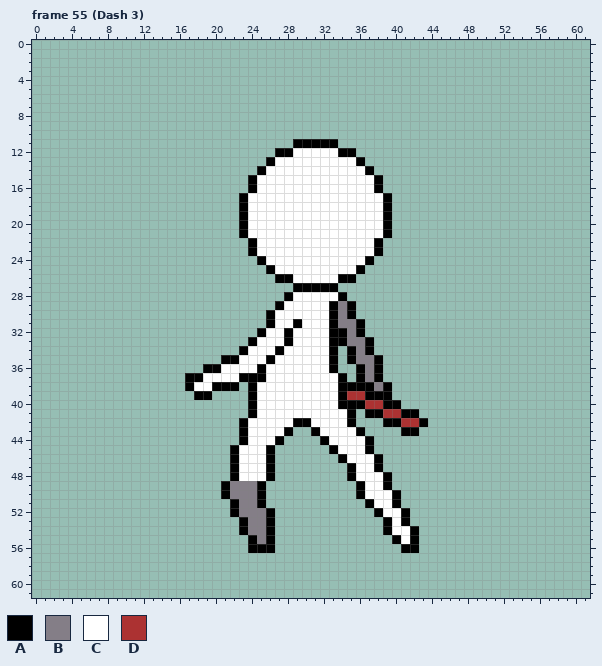
Two states of a pixel-art file, Assets/Sprites/Hero/Template Sprite Animations.aseprite. The first picture shows the starting point.
62x62 pixels, 64 frames. Shown: frame 55 (Dash 3). The commit also changed other frames, which this record leaves out.
Visible layers, top first: "Dash", "Idle", "stand", "Walk cycle".
Palette (. is transparent): A #000000  B #847e87  C #ffffff  D #ac3232
Pixels before, frame 55 (Dash 3) (only the part around the change), first column x 11:
 0 ..........................................
 1 ..........................................
 2 ..........................................
 3 ..........................................
 4 ..........................................
 5 ..........................................
 6 ..........................................
 7 ..........................................
 8 ..........................................
 9 ..........................................
10 ..........................................
11 ..................AAAAA...................
12 ................AACCCCCAA.................
13 ...............ACCCCCCCCCA................
14 ..............ACCCCCCCCCCCA...............
15 .............ACCCCCCCCCCCCCA..............
16 .............ACCCCCCCCCCCCCA..............
17 ............ACCCCCCCCCCCCCCCA.............
18 ............ACCCCCCCCCCCCCCCA.............
19 ............ACCCCCCCCCCCCCCCA.............
20 ............ACCCCCCCCCCCCCCCA.............
21 ............ACCCCCCCCCCCCCCCA.............
22 .............ACCCCCCCCCCCCCA..............
23 .............ACCCCCCCCCCCCCA..............
24 ..............ACCCCCCCCCCCA...............
25 ...............ACCCCCCCCCA................
26 ................AACCCCCAA.................
27 ..................AAAAA...................
28 .................ACCCCCA..................
29 ................ACCCCCABA.................
30 ...............ACCCCCCABA.................
31 ...............ACCACCCABBA................
32 ..............ACCACCCCAABA................
33 .............ACCCACCCCAABBA...............
34 ............ACCCACCCCCA.ABA...............
35 ..........AACCCACCCCCCA.ABBA..............
36 ........AACCCCACCCCCCCA..ABA..............
37 ......AACCCCAAACCCCCCCCA.ABA..............
38 ......ACCAAA.ACCCCCCCCCAAAABA.............
39 .......AA....ACCCCCCCCCADDAAA.............
40 .............ACCCCCCCCCAAADDAA............
41 .............ACCCCCCCCCCA.AADDAA..........
42 ............ACCCCCAACCCCA...AADDA.........
43 ............ACCCCA..ACCCCA....AA..........
44 ............ACCCA....ACCCCA...............
45 ...........ACCCA......ACCCA...............
46 ...........ACCCA.......ACCCA..............
47 ...........ACCCA........ACCA..............
48 ...........ACCCA........ACCCA.............
49 ..........ABBBA..........ACCA.............
50 ..........ABBBA..........ACCCA............
51 ...........ABBA...........ACCA............
52 ...........ABBBA...........ACCA...........
53 ............ABBA............ACA...........
54 ............ABBA............ACCA..........
55 .............ABA.............ACA..........
56 .............AAA..............AA..........
57 ..........................................
58 ..........................................
59 ..........................................
60 ..........................................
61 ..........................................
The result:
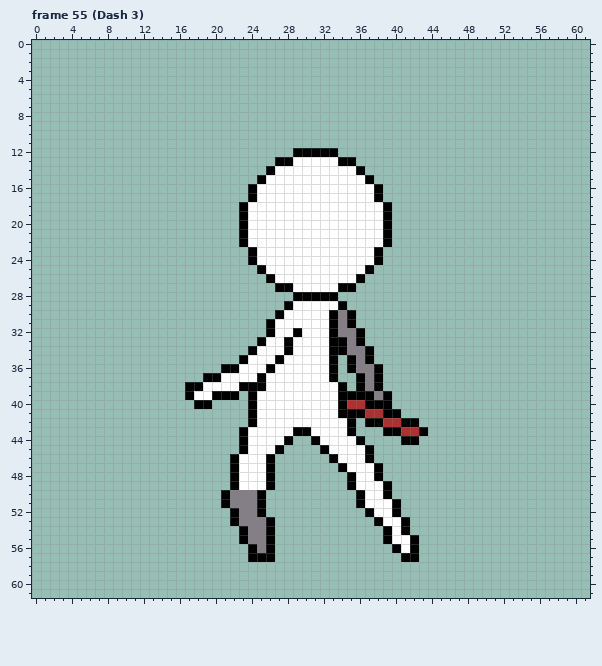
Changes in this commit:
Changed rows in their new state; - is an unchanged pixel.
Frame 55 (Dash 3), layer "Dash":
first column x 23:
11 ------.....------
12 ----..AAAAA..----
13 ---.AA-----AA.---
14 --.A---------A.--
15 -.A-----------A.-
17 .A-------------A.
first column x 17:
22 ------AC-------------CA----
24 -------AC-----------CA-----
25 --------AC---------CA------
26 ---------ACC-----CCA-------
27 ----------AACCCCCAA--------
28 -----------.AAAAA.---------
29 ----------.A----CA.--------
30 ---------.A----------------
31 ------------C-----A.-------
32 --------.A-CA----B---------
33 -------.A----------A.------
34 ------.A--CA-----AB--------
35 ----..A--CA---------A.-----
36 --..AA--CA--------AB-------
37 ..AA--CC--------A.---------
38 -A-CCCA-A---------.-BA.----
39 ACCAAA------------AA-B-----
40 -AA---------------DDAA-.---
41 -----------------A-ADDAA..-
42 ------.A----CC------AADDAA.
43 -----------CAAC---A.--AADDA
44 ----------CA--AC---A.---AA-
45 -----.A--CA----AC----------
46 ----------------AC--A.-----
47 -----------------AC--------
48 ---------------------A.----
49 ----.ACCCA--------AC-------
50 ----------------------A.---
51 ----AB-------------AC------
52 --------A.----------AC-A.--
53 -----AB--------------AC----
54 ------------------------A.-
55 ------AB--------------AC---
56 --------B--------------AC--
57 -------AAA--------------AA-
